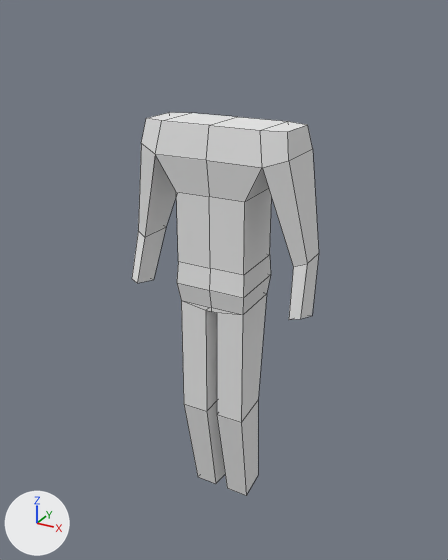
One commit to the Blender file Games/Assets/Superhero/Syperhero.blend: the scene before it, then after it.
Both versions are drawn from a 50 mm lens placed at (7.87, -14.39, 5.52), pointed at (-0.12, 0.14, -1.74). Lighting does not change. The marker at lower left points along +X, +Y and +Z. Mesh edges are drawn as thin lines.
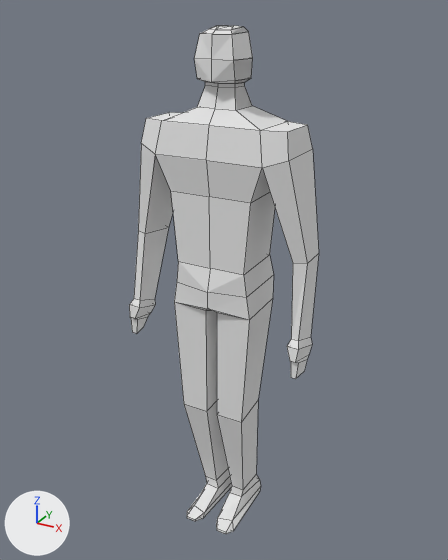
What changed in the scene script:
```text
Change me_cube:
    used by ob_cube; location = (0.0, 0.0, 0.0)
    verts and faces of me_cube; kept vertices keep their numbers, new ones are numbered from 56
    before: 4 (0.98, 0.88, 1.0), 5 (1.03, -0.86, 1.02) at pixel (244, 202)
    remove me_cube.from_pydata(...)  # 56 vertices, 48 faces; spans x 0.0..2.76, y -1.0..1.0, z -9.05..2.85
    add me_cube.from_pydata(...)  # 168 vertices, 140 faces, 2 loose edges; spans x 0.0..2.82, y -1.29..1.06, z -9.87..5.12
    me_cube part 1
    add verts[4] = (1.14, 0.88, 1.0)  # moved
    add verts[5] = (1.19, -0.86, 1.02)  # moved, pixel (250, 203)
    me_cube part 2
    1 face is deleted
    70 vertices are added at x 0.0..0.57, y -0.71..0.49, z 3.2..5.12
    6 new vertices lie (0.01, 0.49, 0.0) away from vertices in x 0.43, y -0.28, z 3.8
    2 loose edges are added
    57 new faces join them
    me_cube part 3
    1 face is deleted
    17 vertices move from x 0.0..2.76, y -0.98..0.93, z -2.33..-0.57 to x 0.0..2.76, y -1.03..1.06, z -2.79..-0.46
    20 vertices are added at x 2.4..2.82, y -1.07..-0.05, z -3.62..-2.5
    21 new faces join them
    me_cube part 4
    1 face is deleted
    4 vertices move from x 0.13..0.92, y -0.26..0.81, z -9.05..-9.03 to x 0.21..0.76, y -0.09..0.84, z -9.05..-9.03
    16 vertices are added at x 0.09..0.88, y -1.29..1.02, z -9.87..-9.34
    17 new faces join them
```

Boxes [x1, y1, x2, y2] around the edits, measured in the pictures (448 x 560 px; the box of a moved part takes in the faces that stretch with it):
'Cube', reshaped (32% taller): before [132, 112, 319, 496]; after [129, 26, 319, 534]
part 1 of me_cube, moved or reshaped: before [155, 154, 272, 275]; after [155, 154, 275, 275]
part 2 of me_cube, built on: before [163, 113, 287, 130]; after [162, 26, 287, 130]
part 3 of me_cube, built on: before [132, 143, 319, 423]; after [129, 143, 319, 423]
part 4 of me_cube, built on: before [184, 401, 258, 496]; after [184, 401, 261, 534]
